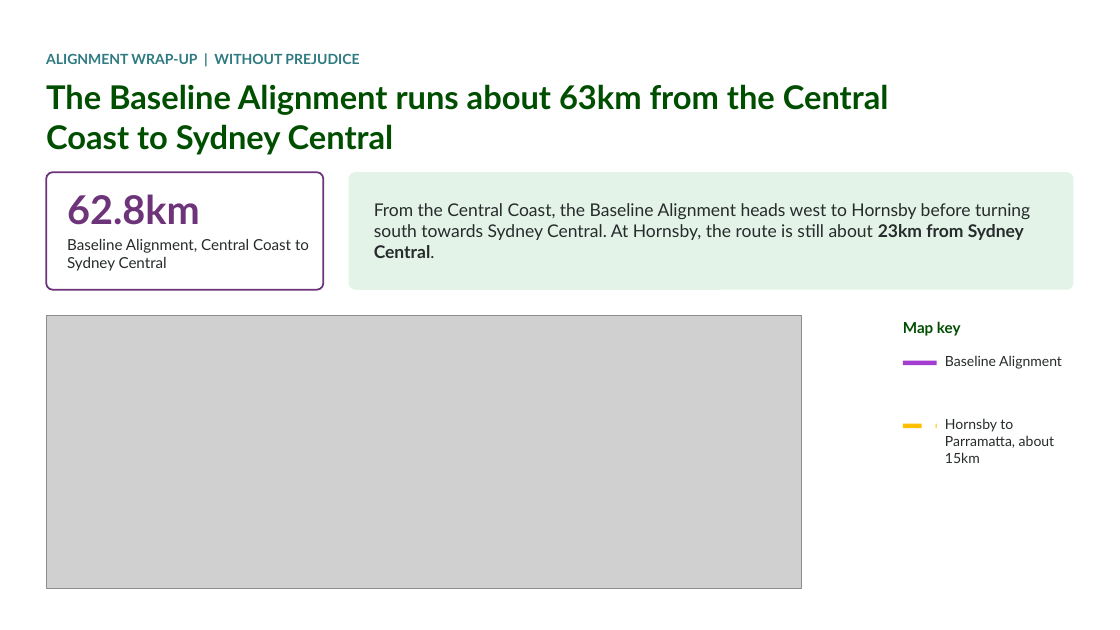
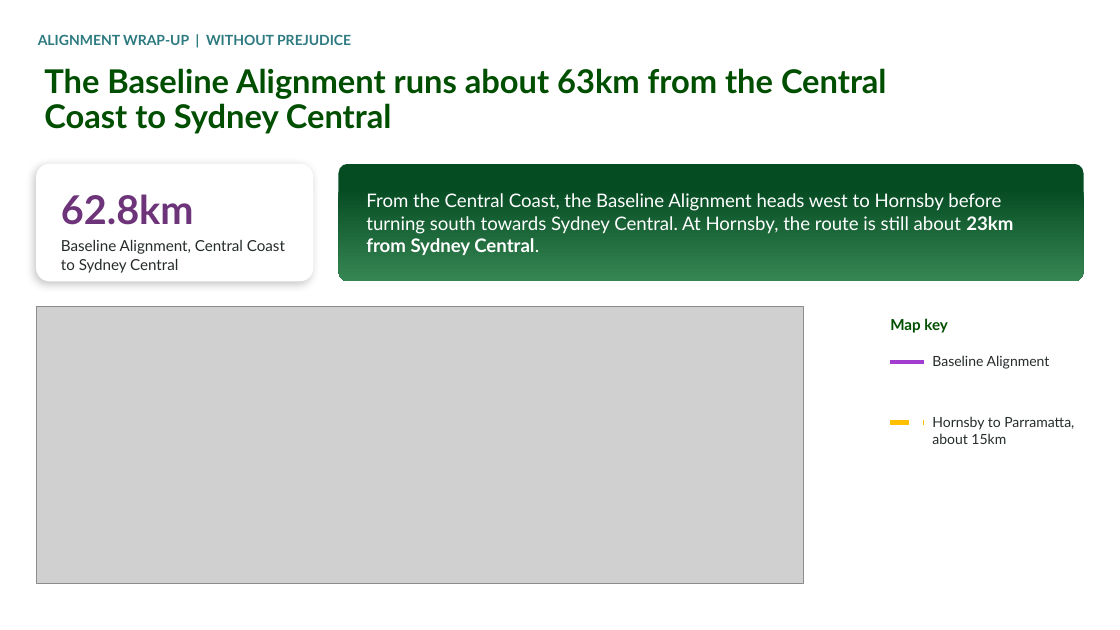
Before and after one commit to alyciawolf02/claude, a slide deck: slide 3 of Protecting_HSRA_Sydney_Central_Alignment_v2.pptx. Drawn at 1120x630 pixels with LibreOffice and Linux fonts; fonts in the diff are those of the drawing; grey boxes stand for pictures; background and template pictures are left out. Boxes give left, top, right and bottom in pixels: in the first picture for what was removed or moved away, otherwise in the second. Text is boxed around its words. In the diff, an @@ line names an element or a change of style, - is before the commit and + after.

```diff
--- a/Protecting_HSRA_Sydney_Central_Alignment_v2.pptx
+++ b/Protecting_HSRA_Sydney_Central_Alignment_v2.pptx
@@ text "The Baseline Alignment runs about ...": place and size @@
-text "The Baseline Alignment runs about ..." at <box>46,84,889,155</box>
+text "The Baseline Alignment runs about ..." at <box>44,68,887,134</box>
@@ text "The Baseline Alignment runs about ..." at <box>44,68,887,134</box>: line spacing 1 to 0.9; vertical alignment top to middle @@
@@ text added at <box>38,34,351,45</box>, 12 pt, text #2D7A80, bold @@
+ALIGNMENT WRAP-UP | WITHOUT PREJUDICE
@@ text removed at <box>46,53,359,64</box> @@
-ALIGNMENT WRAP-UP | WITHOUT PREJUDICE
@@ rounded rectangle "62.8km": place and size @@
-rounded rectangle "62.8km" at <box>67,239,309,271</box>
+rounded rectangle "62.8km" at <box>36,164,313,281</box>
@@ rounded rectangle "62.8km" at <box>36,164,313,281</box>: fill none to #FFFFFF; shadow on @@
@@ rounded rectangle removed at <box>46,172,323,290</box> @@
@@ rounded rectangle "From the Central Coast, the ...": place and size @@
-rounded rectangle "From the Central Coast, the ..." at <box>374,203,1030,258</box>
+rounded rectangle "From the Central Coast, the ..." at <box>339,164,1084,281</box>
@@ rounded rectangle "From the Central Coast, the ..." at <box>339,164,1084,281</box>: size 15 to 16 pt, text colour #262B2B to #FFFFFF; fill none to gradient #074C23 to #368653 @@
@@ rounded rectangle removed at <box>349,172,1074,290</box> @@
@@ text in rounded rectangle at <box>61,194,194,225</box>: paragraph added @@
+62.8km
@@ text removed at <box>67,194,200,225</box> @@
-62.8km
@@ picture: place and size @@
-picture at <box>46,315,802,588</box>
+picture at <box>36,307,803,584</box>
@@ text "Map key": place and size @@
-text "Map key" at <box>903,321,961,336</box>
+text "Map key" at <box>890,318,948,333</box>
@@ text "Map key" at <box>890,318,948,333</box>: vertical alignment middle to top @@
@@ text "Baseline Alignment": place and size @@
-text "Baseline Alignment" at <box>945,355,1062,369</box>
+text "Baseline Alignment" at <box>932,355,1050,369</box>
@@ line moved from (903, 363) - (937, 363) to (891, 362) - (924, 362) @@
@@ text "Hornsby to Parramatta, about 15km" rewrapped from <box>945,418,1055,463</box> to <box>932,416,1074,444</box> @@
@@ line moved from (903, 426) - (937, 426) to (891, 423) - (924, 423) @@
```
Also in this commit, not shown: 3 other slides changed, 2 slides added, 1 slide removed.
